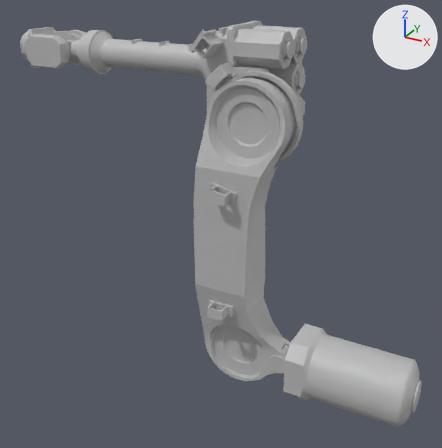
Before and after pictures for a commit that changed the FBX model Arts/TreesAndScene/Robot Arms - FANUC R-2000iB/RobotTwoArmSegments_3_WIP.fbx.
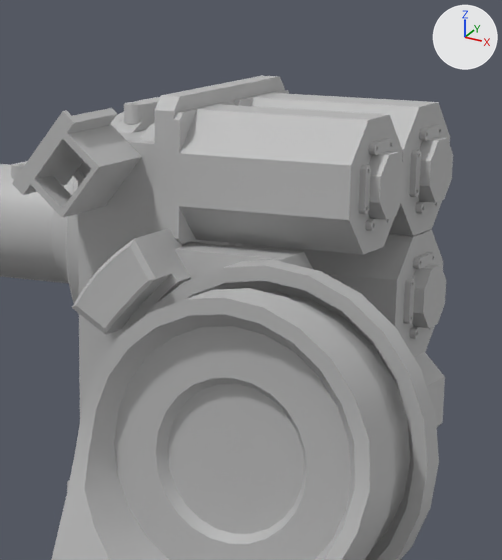
Each version appears first whole from a 50 mm lens placed at (0.0684, -0.1744, 0.1635), pointed at (-0.021, -0.0119, 0.0822), and next in a close-up on the part from 42% to 73% of the width and 0% to 34% of the height. Every picture has the same lights, and +X, +Y and +Z are marked at upper right. Where no turn or scale is listed for an object, it has been applied to the vertices.

The older version as bpy lines, for what is in view:
```python
me_mesh_002 = bpy.data.meshes.new('Mesh.002')
me_mesh_002.from_pydata(...)  # 326 vertices, 324 faces; spans x -0.0253..0.0253, y -0.0097..0.0097, z -0.0097..0.0097
me_mesh_002.materials.append(mat_lambert4)  # grey #bcbcbc
me_mesh_022 = bpy.data.meshes.new('Mesh.022')
me_mesh_022.from_pydata(...)  # 928 vertices, 930 faces; spans x -0.0081..0.0081, y -0.0049..0.0049, z -0.0049..0.0049
# faces by material slot: [50, 880]
me_mesh_022.materials.append(mat_lambert1)  # grey #bcbcbc
me_mesh_022.materials.append(mat_lambert4)  # grey #bcbcbc
me_mesh_033 = bpy.data.meshes.new('Mesh.033')
me_mesh_033.from_pydata(...)  # 218 vertices, 220 faces; spans x -0.00087..0.00087, y -0.00324..0.00324, z -0.00111..0.00039
me_mesh_033.materials.append(mat_lambert4)  # grey #bcbcbc
me_mesh_034 = bpy.data.meshes.new('Mesh.034')
me_mesh_034.from_pydata(...)  # 218 vertices, 220 faces; spans x -0.00087..0.00087, y -0.00398..0.00398, z -0.00111..0.00039
me_mesh_034.materials.append(mat_lambert4)  # grey #bcbcbc
ob_pcube14 = bpy.data.objects.new('pCube14', me_mesh_022)
ob_pcube14.location = (-0.00822, -0.00896, 0.13889)
ob_pdisc33 = bpy.data.objects.new('pDisc33', me_mesh_002)
ob_pdisc33.location = (-0.05047, -0.0037, 0.13282)
ob_pdisc61 = bpy.data.objects.new('pDisc61', me_mesh_033)
ob_pdisc61.location = (-0.02401, -0.0037, 0.14301)
ob_pdisc62 = bpy.data.objects.new('pDisc62', me_mesh_034)
ob_pdisc62.location = (-0.01939, -0.0037, 0.14335)
# also in view: 'pDisc49' at (-0.0072, -0.0129, 0.1227); 'pDisc47' at (-0.0064, -0.017, 0.12); 'pCube18' at (-0.0064, 0.001, 0.119); 'pCube6' at (-0.0158, -0.0059, 0.1238); 'pCube8' at (-0.0232, -0.0168, 0.1403)
```
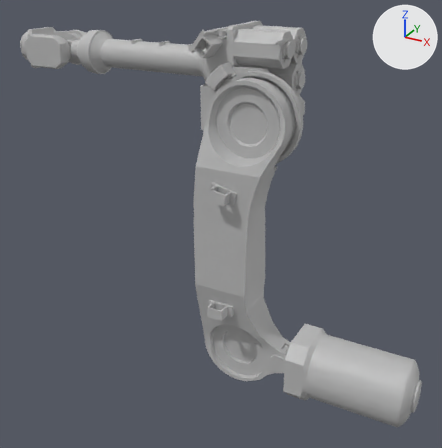
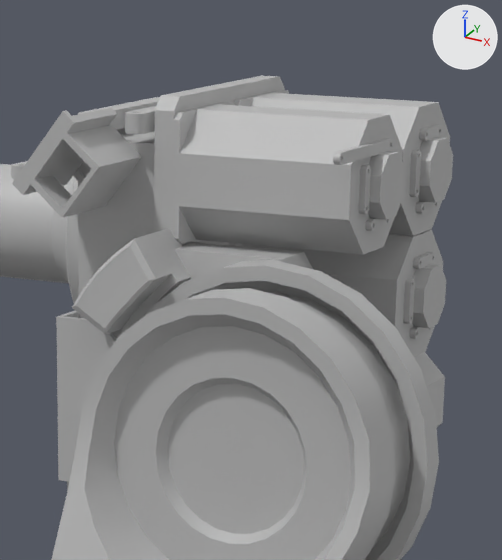
What differs and where, as boxes (x1, y1, x2, y2) in the close-ups (502 x 560 px; the box of a moved part takes in the faces that stretch with it):
```json
{"object": "pCube22", "change": "added", "after": [56, 311, 117, 482]}
{"object": "pDisc61", "change": "reshaped", "before": [124, 97, 160, 124], "after": [78, 97, 160, 130]}
{"object": "pDisc62", "change": "reshaped", "after": [125, 106, 156, 134], "on screen": "not visible before"}
{"part": 1, "of": "me_mesh_034", "change": "moved or reshaped", "after": [125, 111, 148, 134], "on screen": "not visible before"}
{"part": 2, "of": "me_mesh_034", "change": "moved or reshaped", "after": [128, 106, 156, 133], "on screen": "not visible before"}
{"part": 3, "of": "me_mesh_022", "change": "moved or reshaped", "before": [368, 143, 379, 155], "after": [333, 152, 345, 165]}
{"part": 4, "of": "me_mesh_022", "change": "moved or reshaped", "before": [371, 139, 391, 155], "after": [338, 139, 391, 164]}
{"part": 5, "of": "me_mesh_033", "change": "moved or reshaped", "before": [124, 103, 145, 124], "after": [78, 112, 88, 114]}
{"part": 6, "of": "me_mesh_033", "change": "moved or reshaped", "before": [129, 101, 157, 123], "after": [84, 101, 157, 130]}
```

Scene script edits in JSON lines:
```json
{"block": "me_mesh_034", "where": "me_mesh_034.from_pydata(...)  # 218 vertices, 220 faces; spans x -0.00087..0.00087, y -0.00398..0.00398, z -0.00111..0.00039"}
{"block": "me_mesh_034", "where": "# used by ob_pdisc62; location = (-0.01939, -0.0037, 0.14335)"}
{"block": "me_mesh_034", "change": "me_mesh_034 part 1: all 96 vertices in x -0.00087..0.00087, y -0.00398..-0.00223, z -0.00111..0.00039 are moved by (0.0, -0.0074, 0.0)"}
{"block": "me_mesh_034", "change": "me_mesh_034 part 2: all 26 vertices in x -0.00087..0.00087, y 0.0, z -0.00111..0.00039 are moved by (0.0, -0.0037, 0.0)"}
{"block": "me_mesh_022", "where": "me_mesh_022.from_pydata(...)  # 928 vertices, 930 faces; spans x -0.0081..0.0081, y -0.0049..0.0049, z -0.0049..0.0049"}
{"block": "me_mesh_022", "where": "# used by ob_pcube14; location = (-0.00822, -0.00896, 0.13889)"}
{"block": "me_mesh_022", "change": "me_mesh_022 part 3: all 96 vertices in x 0.0068..0.0073, y -0.0018..-0.0009, z 0.0024..0.0032 are moved by (0.0, -0.0064, 0.0)"}
{"block": "me_mesh_022", "change": "me_mesh_022 part 4: all 26 vertices in x 0.0068..0.0073, y 0.0, z 0.0024..0.0032 are moved by (0.0, -0.0032, 0.0)"}
{"block": "me_mesh_033", "where": "me_mesh_033.from_pydata(...)  # 218 vertices, 220 faces; spans x -0.00087..0.00087, y -0.00324..0.00324, z -0.00111..0.00039"}
{"block": "me_mesh_033", "where": "# used by ob_pdisc61; location = (-0.02401, -0.0037, 0.14301)"}
{"block": "me_mesh_033", "change": "me_mesh_033 part 5: all 96 vertices in x -0.00087..0.00087, y -0.00324..-0.0015, z -0.00111..0.00039 are moved by (0.0, -0.0074, 0.0)"}
{"block": "me_mesh_033", "change": "me_mesh_033 part 6: all 26 vertices in x -0.00087..0.00087, y 0.0, z -0.00111..0.00039 are moved by (0.0, -0.0037, 0.0)"}
{"op": "add", "block": "me_mesh_039", "code": ["me_mesh_039 = bpy.data.meshes.new('Mesh.039')", "me_mesh_039.from_pydata(...)  # 34 vertices, 32 faces; spans x -0.00272..0.00272, y -0.00138..0.00547, z -0.00647..0.00694", "me_mesh_039.materials.append(mat_lambert1)  # grey #bcbcbc"]}
{"op": "add", "block": "ob_pcube22", "code": ["ob_pcube22 = bpy.data.objects.new('pCube22', me_mesh_039)", "ob_pcube22.location = (-0.02293, -0.01478, 0.12093)"]}
```
